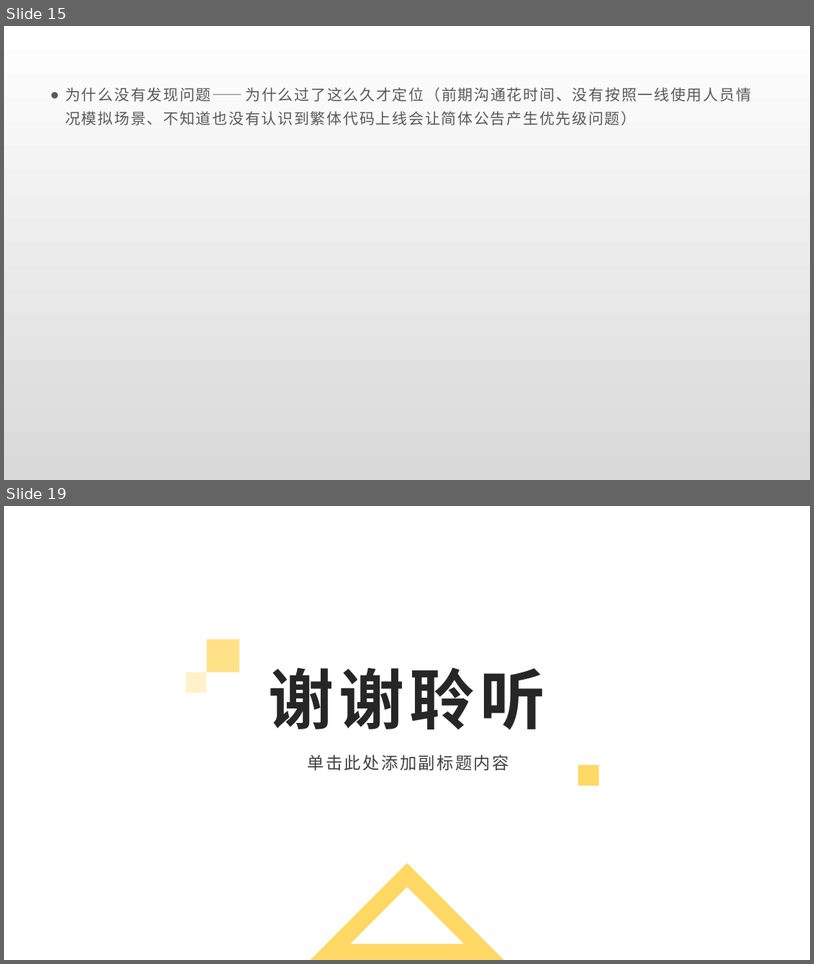
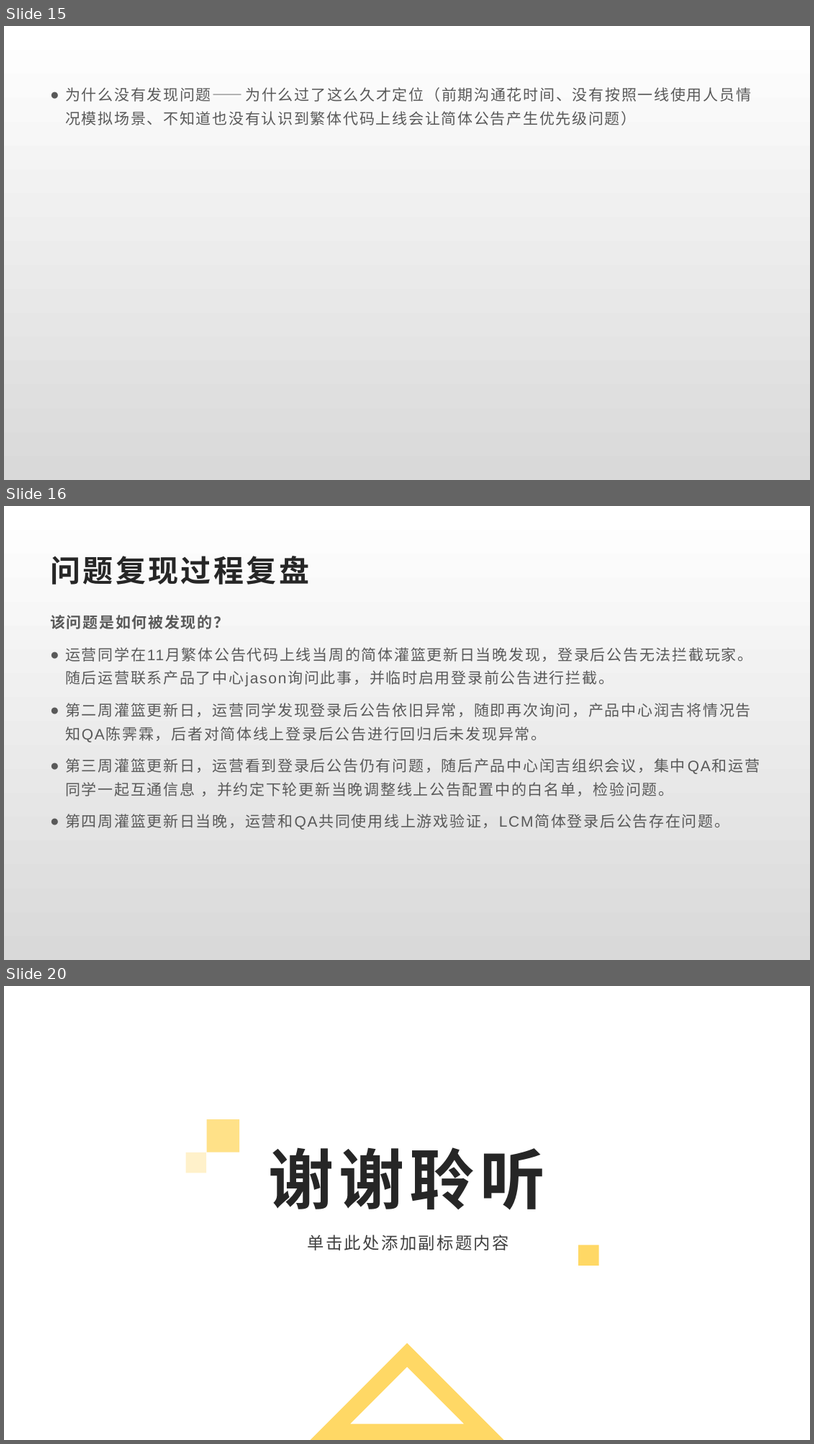
Before and after one commit to Rexixe1993/JavaScriptLesson, a slide deck: 全球版灌篮OBT复盘总结.pptx. Shown one above the other, each under a label of ours: slides 15 and 19 before the commit, slides 15, 16 and 20 after it; the slides between them are not shown. The pictures are 814x964 and 814x1444 pixels, drawn with LibreOffice and Linux fonts; fonts in the diff are those of the drawing; background and template pictures are left out. Boxes give left, top, right and bottom in pixels: in the first picture for what was removed or moved away, otherwise in the second. Text is boxed around its words. In the diff, an @@ line names an element or a change of style, - is before the commit and + after.

Commit message:
第四部分自查完

```diff
--- a/全球版灌篮OBT复盘总结.pptx
+++ b/全球版灌篮OBT复盘总结.pptx
@@ slide 16 added at bbox=[4, 506, 810, 960], background gradient #FFFFFF to #D9D9D9 @@
@@ title added at bbox=[50, 556, 309, 584], 36 pt, text #262626, bold @@
+问题复现过程复盘
@@ text added at bbox=[50, 615, 753, 829], 18 pt, text #595959 @@
+该问题是如何被发现的？
+● 运营同学在11月繁体公告代码上线当周的简体灌篮更新日当晚发现，登录后公告无法拦截玩家。随后运营联系产品了中心jason询问此事，并临时启用登录前公告进行拦截。
+● 第二周灌篮更新日，运营同学发现登录后公告依旧异常，随即再次询问，产品中心润吉将情况告知QA陈霁霖，后者对简体线上登录后公告进行回归后未发现异常。
+● 第三周灌篮更新日，运营看到登录后公告仍有问题，随后产品中心闰吉组织会议，集中QA和运营同学一起互通信息 ，并约定下轮更新当晚调整线上公告配置中的白名单，检验问题。
+● 第四周灌篮更新日当晚，运营和QA共同使用线上游戏验证，LCM简体登录后公告存在问题。
@@ what was slide 19 is now slide 20 @@
```
Also in this commit, not shown: 2 slides changed, 2 other slides added, 2 slides removed.
